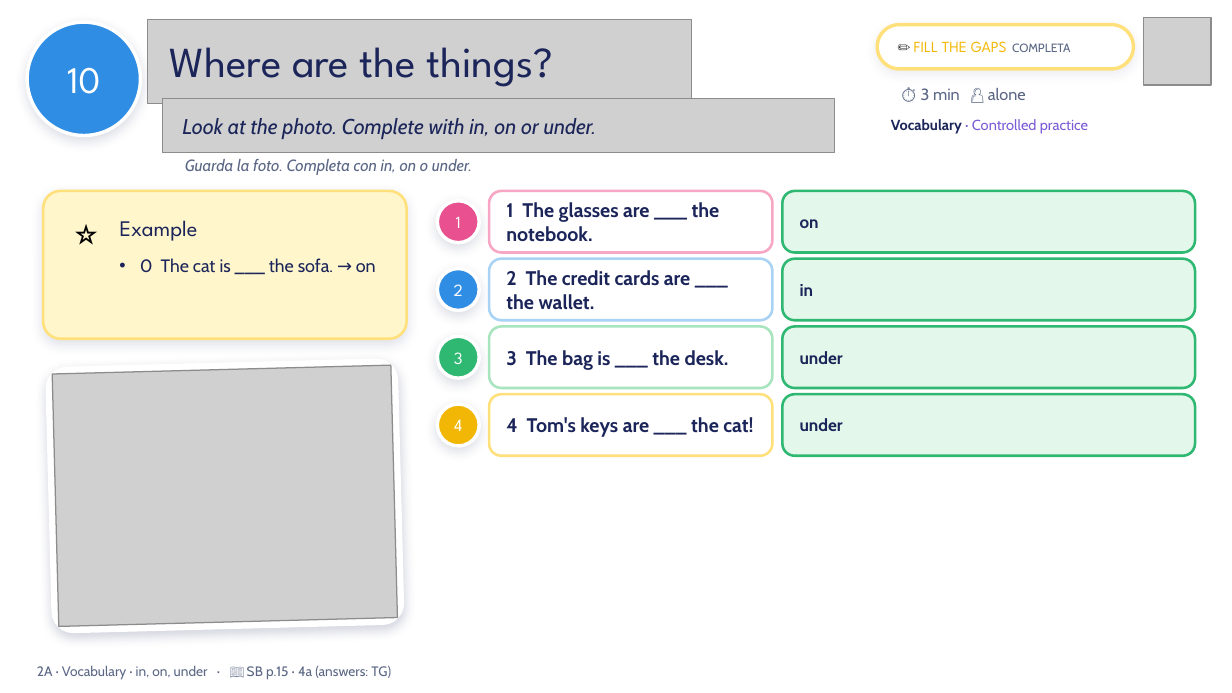
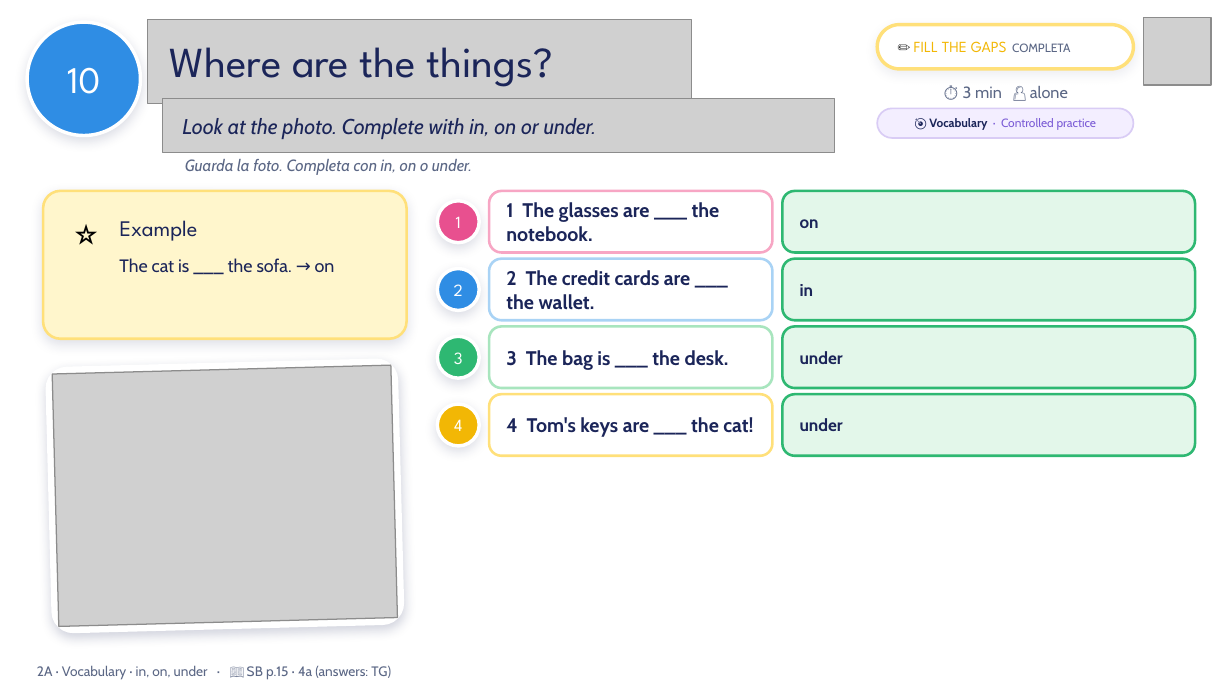
Before and after one commit to londonlanguageschool/Bagheria-, a slide deck: slide 10 of materials/EFE/EFE_2A_Tidy_or_untidy.pptx. Drawn at 1232x693 pixels with LibreOffice and Linux fonts; fonts in the diff are those of the drawing; grey boxes stand for pictures; background and template pictures are left out. Boxes give left, top, right and bottom in pixels: in the first picture for what was removed or moved away, otherwise in the second. Text is boxed around its words. In the diff, an @@ line names an element or a change of style, - is before the commit and + after.

```diff
--- a/materials/EFE/EFE_2A_Tidy_or_untidy.pptx
+++ b/materials/EFE/EFE_2A_Tidy_or_untidy.pptx
@@ text "⏱ 3 min 👤 alone" moved from (x1=921, y1=88, x2=1026, y2=100) to (x1=963, y1=86, x2=1068, y2=98) @@
@@ text "⏱ 3 min 👤 alone" at (x1=963, y1=86, x2=1068, y2=98): alignment left to centre @@
@@ rounded rectangle "🎯 Vocabulary · Controlled practice" resized from (x1=891, y1=119, x2=1088, y2=134) to (x1=877, y1=108, x2=1133, y2=138) @@
@@ rounded rectangle "🎯 Vocabulary · Controlled practice" at (x1=877, y1=108, x2=1133, y2=138): fill none to #F3EEFF; outline none to #D9CCF5 1 pt @@
@@ text in rounded rectangle at (x1=929, y1=118, x2=1097, y2=130): text changed; size 8.5 to 7 pt @@
-Vocabulary · Controlled practice
+🎯 Vocabulary · Controlled practice
@@ text at (x1=119, y1=258, x2=335, y2=273): text changed @@
-• 0 The cat is ___ the sofa. → on
+The cat is ___ the sofa. → on
```
Also in this commit, not shown: 16 other slides changed, 1 other file.
